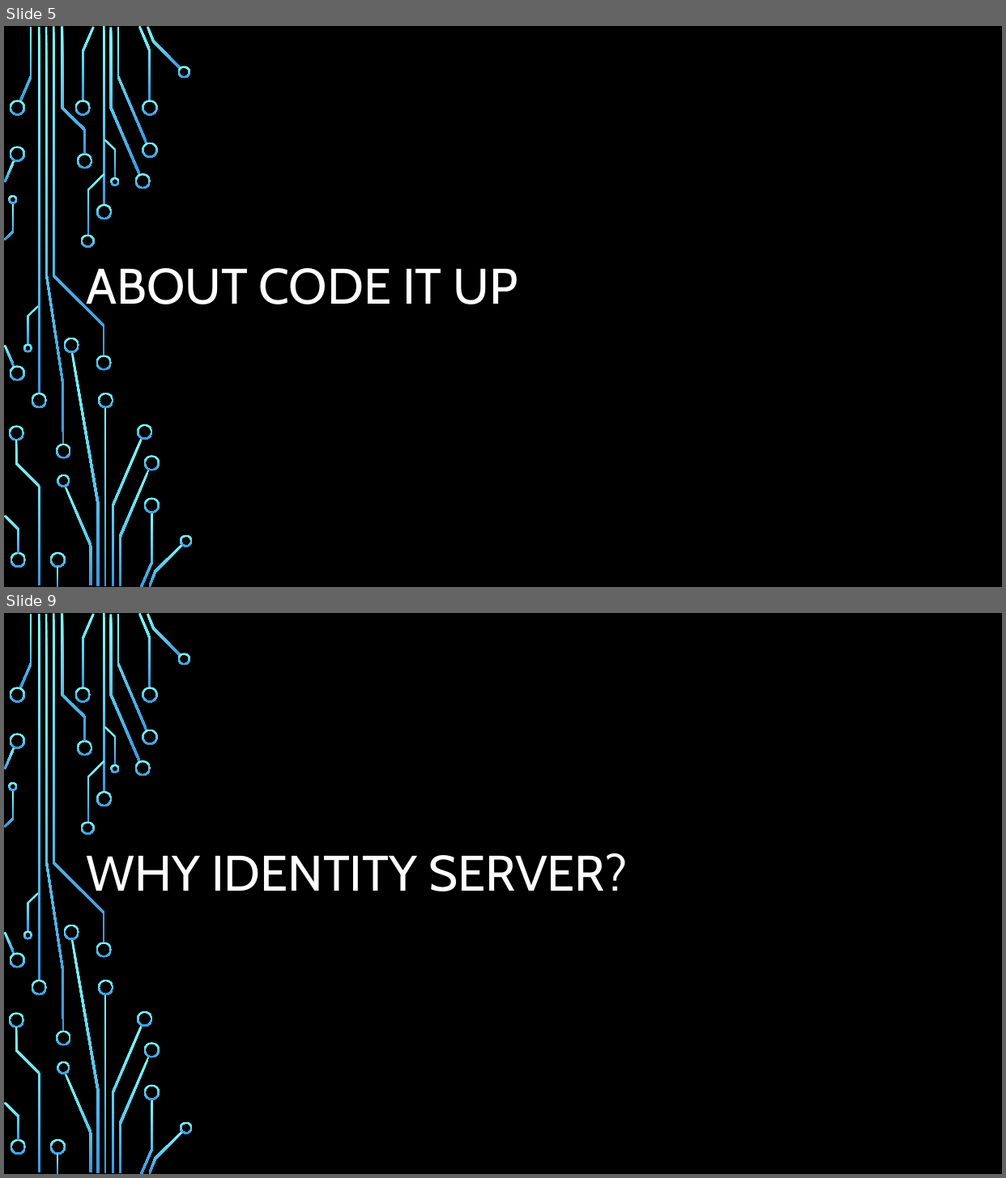
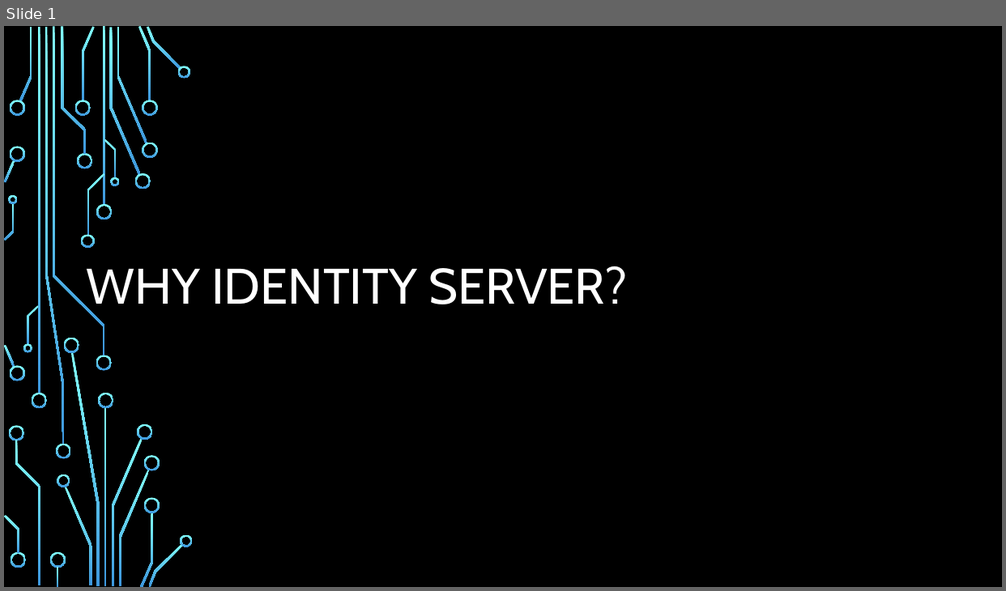
Before and after one commit to profjordanov/doctorate, a slide deck: resources/Identity-Server-Demystified.pptx. Shown one above the other, each under a label of ours: slides 5 and 9 before the commit, slide 1 after it; the slides between them are not shown. The pictures are 1006x1178 and 1006x591 pixels, drawn with LibreOffice and Linux fonts; fonts in the diff are those of the drawing; background and template pictures are left out. Boxes give left, top, right and bottom in pixels: in the first picture for what was removed or moved away, otherwise in the second. Text is boxed around its words. In the diff, an @@ line names an element or a change of style, - is before the commit and + after.

```diff
--- a/resources/Identity-Server-Demystified.pptx
+++ b/resources/Identity-Server-Demystified.pptx
@@ slide 5 removed at <box>4,26,1002,587</box>, background picture (left out); not listed: 54 template elements that a slide beside it also shows @@
@@ title removed at <box>87,268,518,315</box> @@
-ABOUT CODE IT UP
@@ what was slide 9 is now slide 1 @@
```
Also in this commit, not shown: 13 other slides removed, 1 other file.
